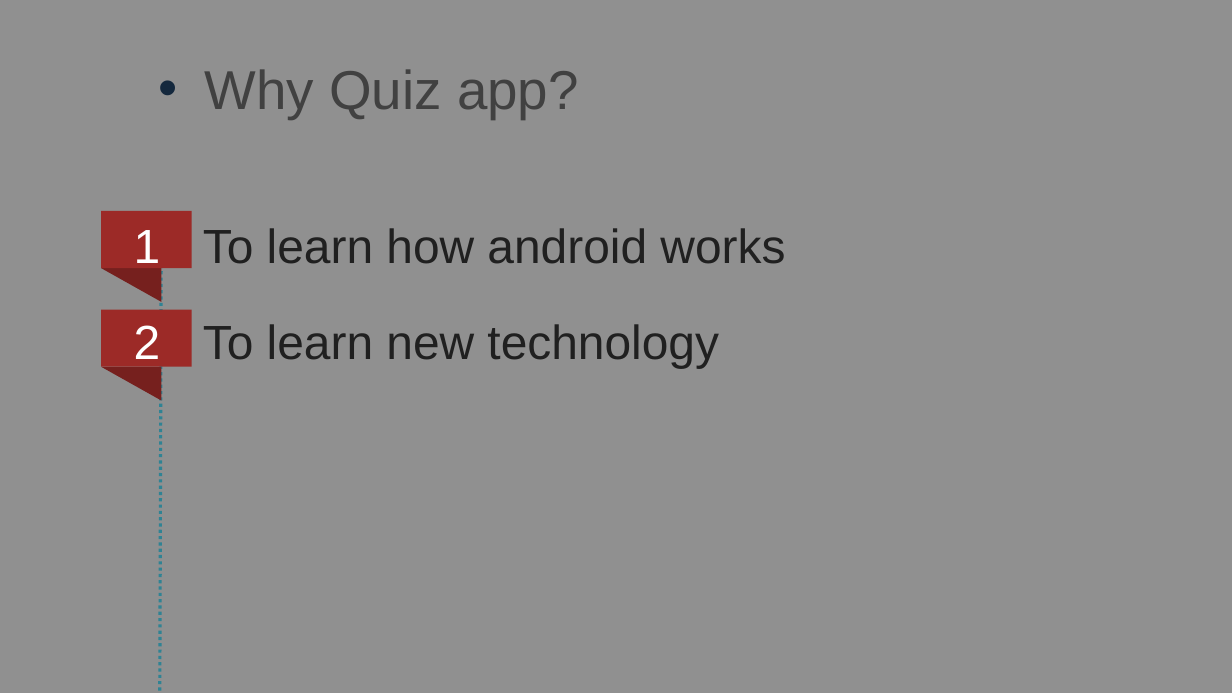
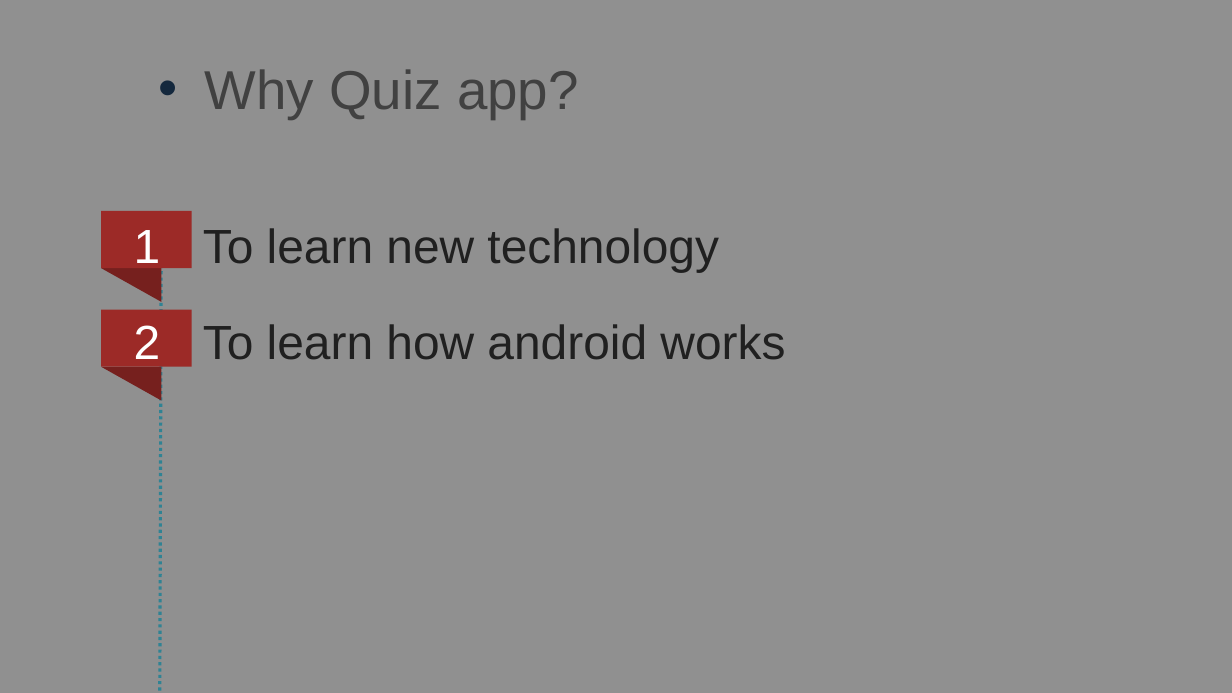
Before and after one commit to gkalidas/project_quiz_app, a slide deck: slide 9 of quizapp.pptx (slide 8 before the commit). Drawn at 1232x693 pixels with LibreOffice and Linux fonts; fonts in the diff are those of the drawing. Boxes give left, top, right and bottom in pixels: in the first picture for what was removed or moved away, otherwise in the second. Text is boxed around its words. In the diff, an @@ line names an element or a change of style, - is before the commit and + after.

```diff
--- a/quizapp.pptx
+++ b/quizapp.pptx
@@ text at box(203, 228, 719, 272): paragraph added @@
+1 To learn new technology
@@ text at box(203, 324, 719, 368): paragraph removed @@
-2 To learn new technology
```
Also in this commit, not shown: 2 other slides changed, 6 slides added, 2 slides removed.
